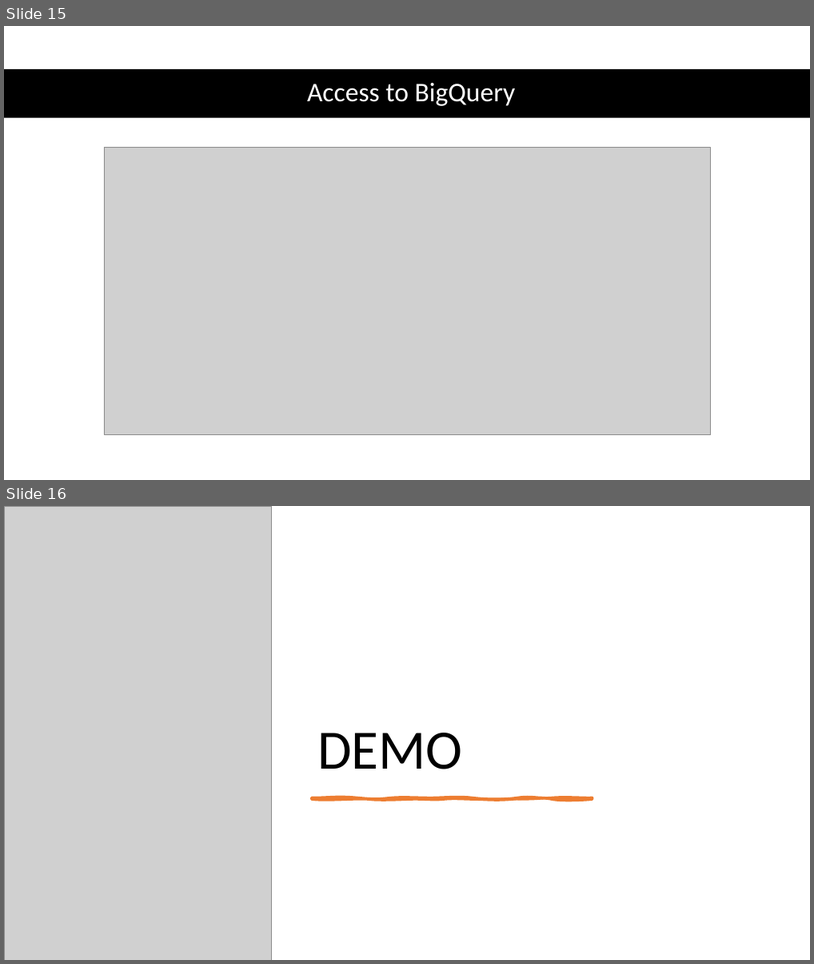
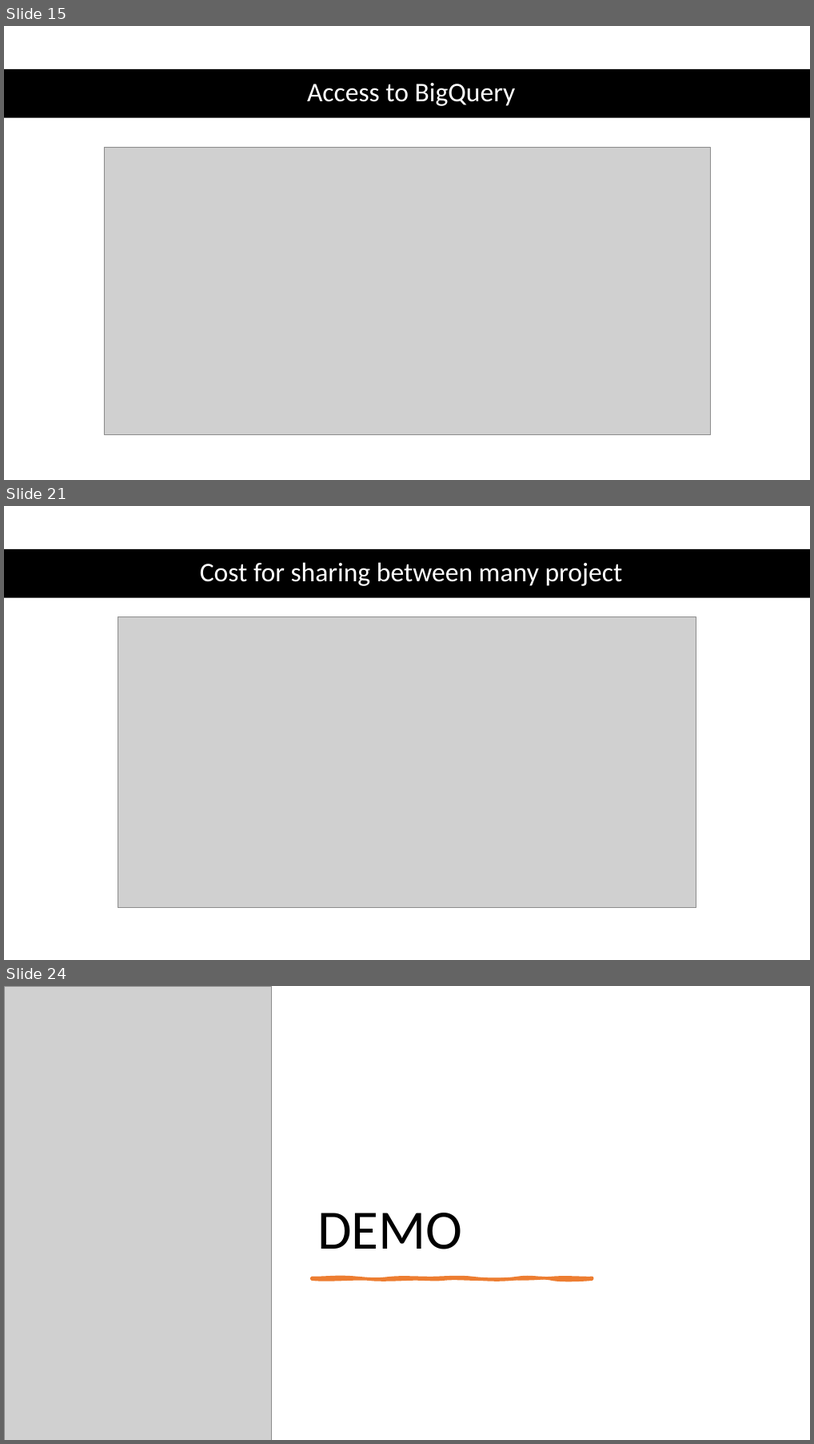
Before and after one commit to brucent2610/DataEngineerCoaching, a slide deck: Presentation/BigQuery.pptx. Shown one above the other, each under a label of ours: slides 15 and 16 before the commit, slides 15, 21 and 24 after it; the slides between them are not shown. The pictures are 814x964 and 814x1444 pixels, drawn with LibreOffice and Linux fonts; fonts in the diff are those of the drawing; grey boxes stand for pictures. Boxes give left, top, right and bottom in pixels: in the first picture for what was removed or moved away, otherwise in the second. Text is boxed around its words. In the diff, an @@ line names an element or a change of style, - is before the commit and + after.

```diff
--- a/Presentation/BigQuery.pptx
+++ b/Presentation/BigQuery.pptx
@@ slide 21 added at bbox=[4, 506, 810, 960], background #FFFFFF @@
@@ rectangle added at bbox=[4, 549, 810, 598], fill #000000 @@
@@ title added at bbox=[200, 562, 623, 586], 32 pt, text #FFFFFF @@
+Cost for sharing between many project
@@ picture added at bbox=[118, 616, 697, 908] @@
@@ what was slide 16 is now slide 24 @@
```
Also in this commit, not shown: 1 slide changed, 7 other slides added, 4 other files.
